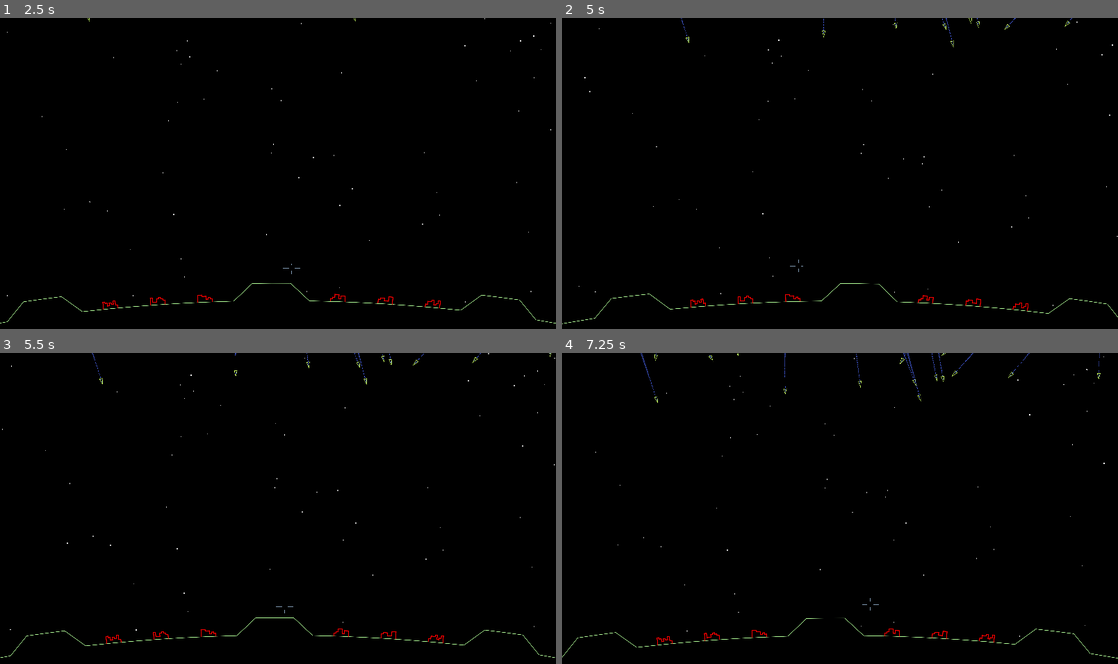
Above: before the commit, frames 1-4 (two rows, left to right).
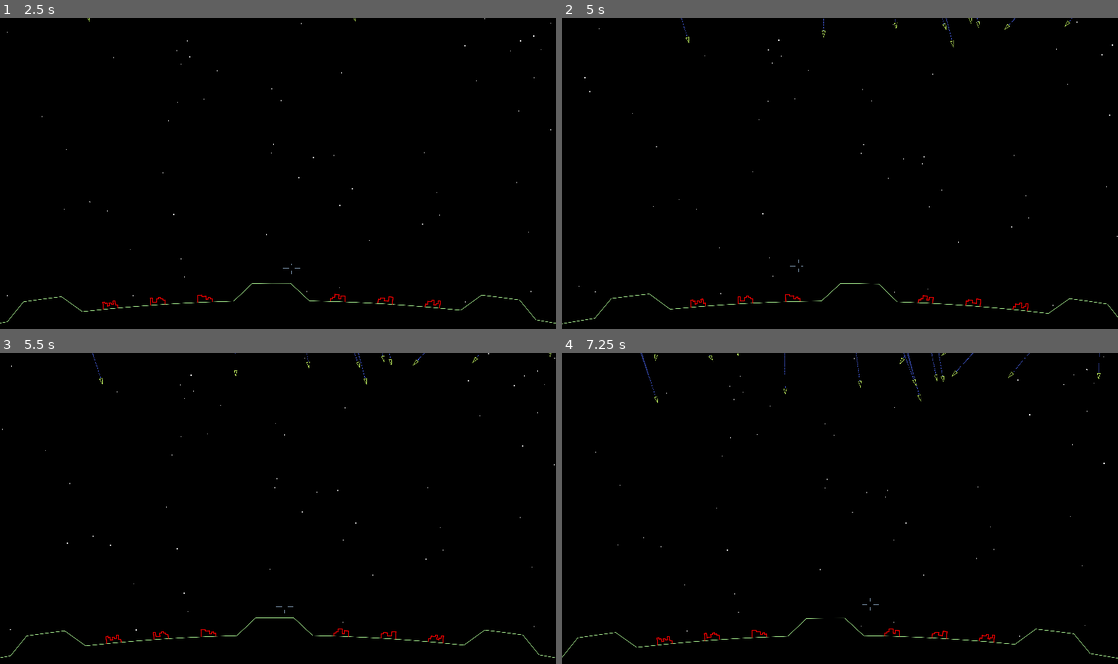
Above: after the commit, the same moments.

Repository: tartley/missile-commander
Game: Godot game, scene res://main.tscn
Same seed, same stepped clock (60 frames per second), same inputs: the game is played once before the commit and once after it.
Inputs (mouse positions are in pixels of both pictures, inside the frame that each line leads up to):
- Up to frame 1 (2.5 s): tap Enter at 0.5, 2 s; move the mouse to (305, 173) at 0.52 s; tap Space at 1.25 s; move the mouse to (250, 176) at 1.27 s; move the mouse to (289, 167) at 2.02 s
- Up to frame 2 (5 s): tap Space at 2.75 s; move the mouse to (834, 179) at 2.77 s; tap Enter at 3.5 s; move the mouse to (878, 176) at 3.52 s; move the mouse to (795, 170) at 4.27 s
- Up to frame 3 (5.5 s): move the mouse to (283, 508) at 5.02 s
- Up to frame 4 (7.25 s): move the mouse to (817, 502) at 5.77 s; move the mouse to (867, 508) at 6.52 s

Frame 1 is identical in both runs. In frame 2, less than 0.1% of the frame differs, in the area x 21-92%, y 0-9%; in frame 3, less than 0.1%; in frame 4, less than 0.1%, in the area x 14-97%, y 0-16%.

Commit message:
Tweak drawing of missiles and their trails
* Trails now eminate from the rear end of the missile, not their center
  point.
* Missiles now render in front of the trails, with a black body.

Diff:
--- a/missile.gd
+++ b/missile.gd
@@ -21,6 +21,7 @@
     add_child(collision)
 
 func _ready() -> void:
+    $Trail.position = Vector2(0, SIZE/2)
     $Trail.direction = Vector2(0, 1)
     $Trail.initial_velocity_max = velocity.length() / 5
     $Trail.initial_velocity_min = velocity.length() / 5
@@ -35,6 +36,7 @@
     self.position += velocity * delta
 
 func _draw():
+    draw_polygon(verts, [Color.BLACK])
     draw_polyline(verts, Color(.8, 7, .4), 2.0, true)
 
 func on_area_entered(ground:Area2D):
--- a/missile.tscn
+++ b/missile.tscn
@@ -12,7 +12,7 @@
 colors = PackedColorArray(1, 1, 1, 1, 0.635294, 0.635294, 0.631373, 0)
 
 [node name="Missile" type="Area2D"]
-z_index = 1
+z_index = 2
 collision_layer = 0
 script = ExtResource("1_ag1ef")
 metadata/_edit_group_ = true
